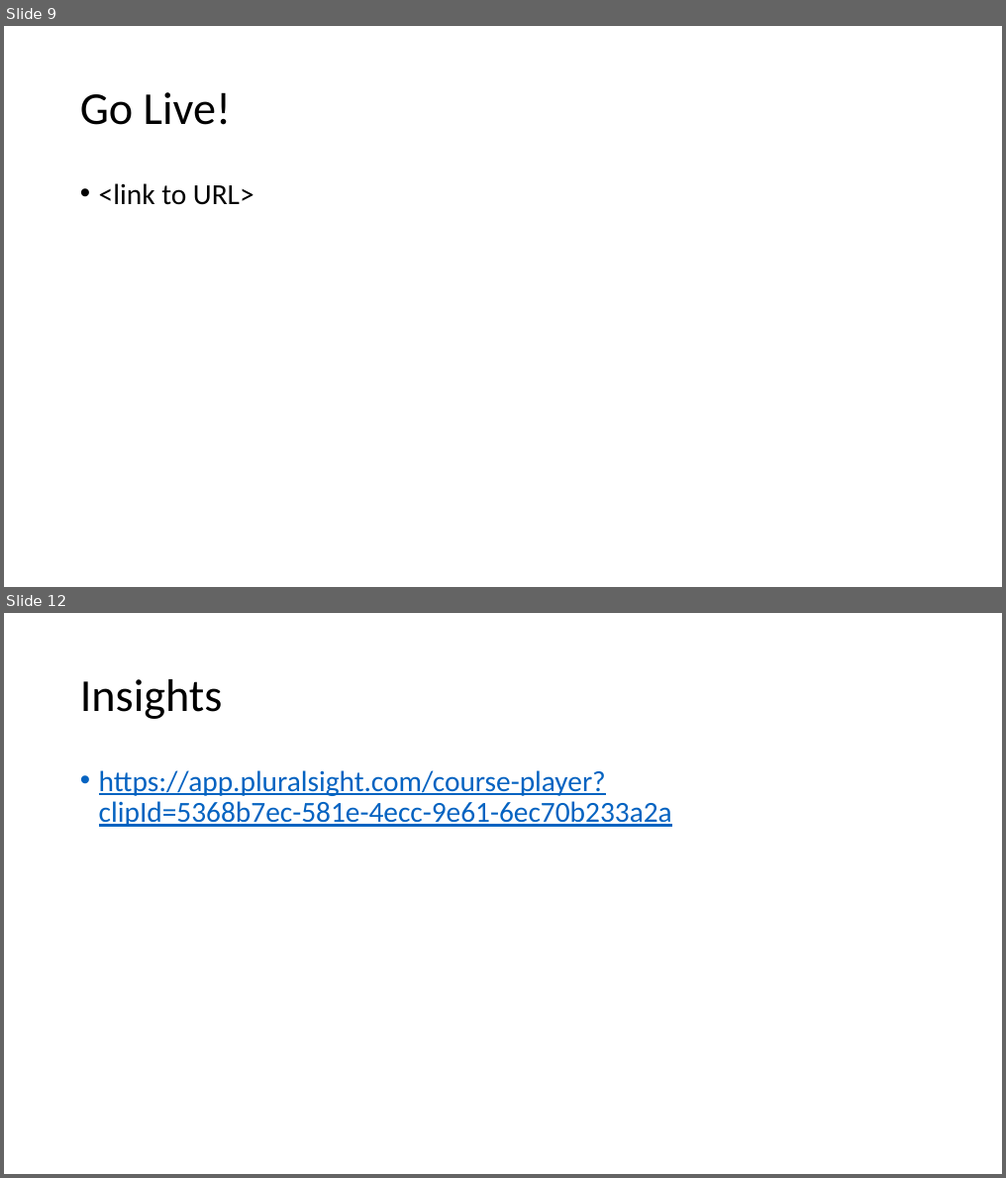
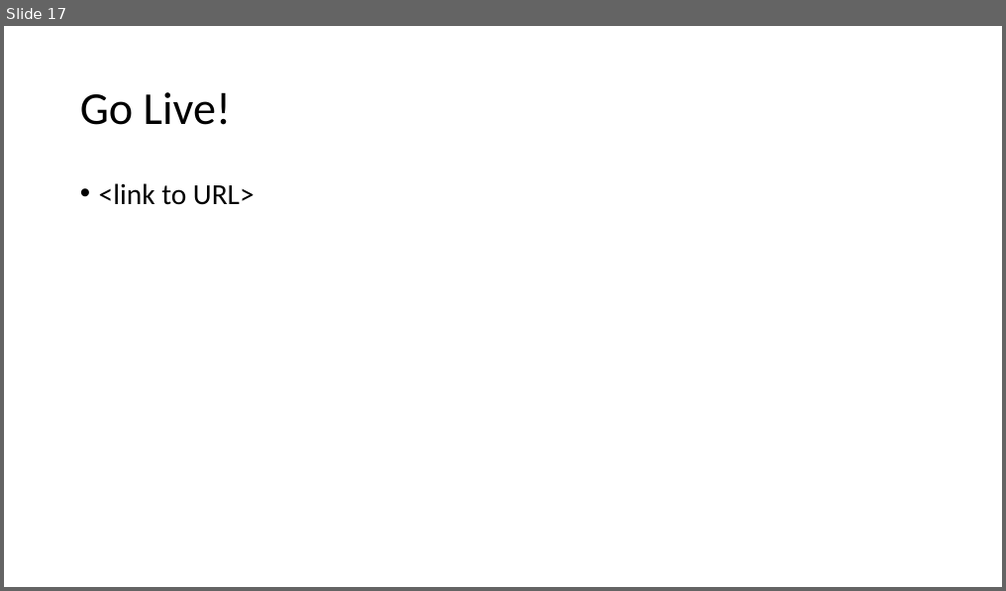
Before and after one commit to cwinsor/django_103_plasticc_and_ux, a slide deck: presentation.pptx. Shown one above the other, each under a label of ours: slides 9 and 12 before the commit, slide 17 after it; the slides between them are not shown. The pictures are 1006x1178 and 1006x591 pixels, drawn with LibreOffice and Linux fonts; fonts in the diff are those of the drawing. Boxes give left, top, right and bottom in pixels: in the first picture for what was removed or moved away, otherwise in the second. Text is boxed around its words. In the diff, an @@ line names an element or a change of style, - is before the commit and + after.

```diff
--- a/presentation.pptx
+++ b/presentation.pptx
@@ slide 12 removed at <box>4,613,1002,1174</box>, background #FFFFFF @@
@@ title removed at <box>80,679,223,719</box> @@
-Insights
@@ text removed at <box>99,770,672,827</box> @@
-• https://app.pluralsight.com/course-player?clipId=5368b7ec-581e-4ecc-9e61-6ec70b233a2a
@@ what was slide 9 is now slide 17 @@
```
Also in this commit, not shown: 3 slides changed, 9 slides added, 1 other slide removed, 5 other files.
